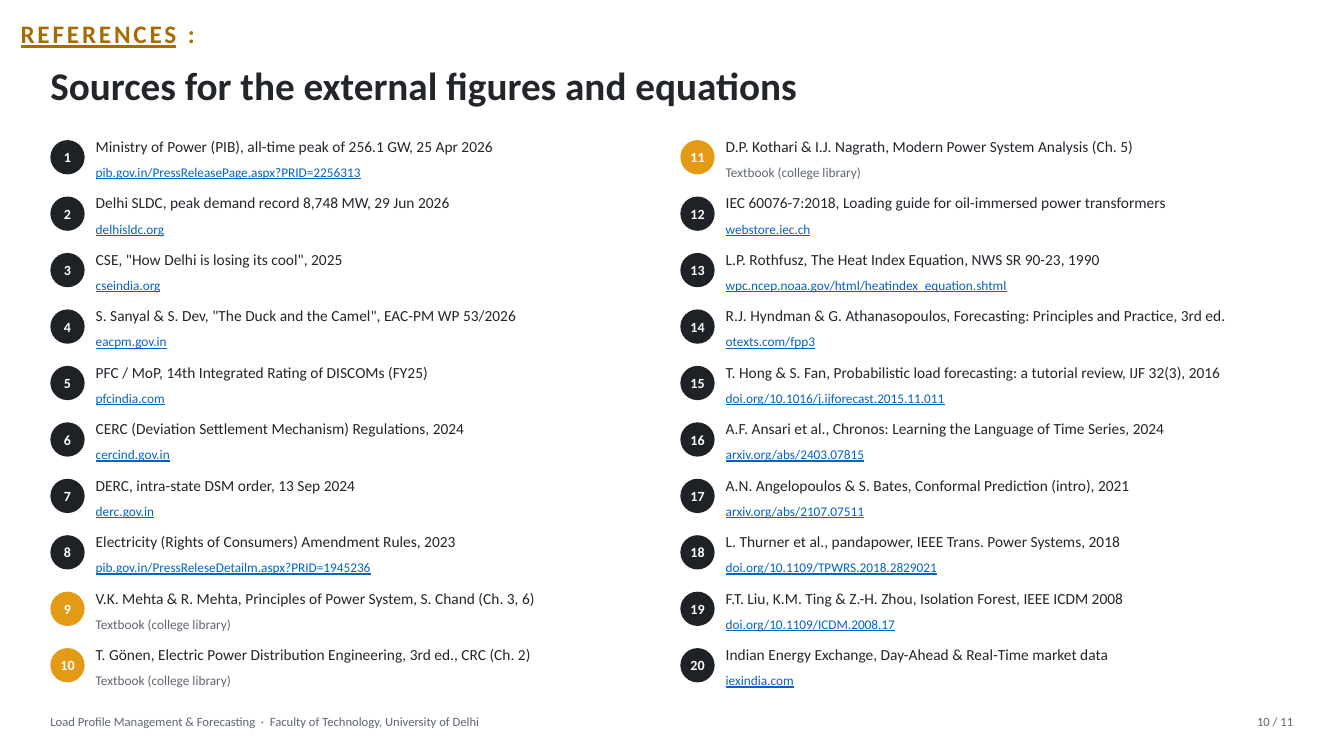
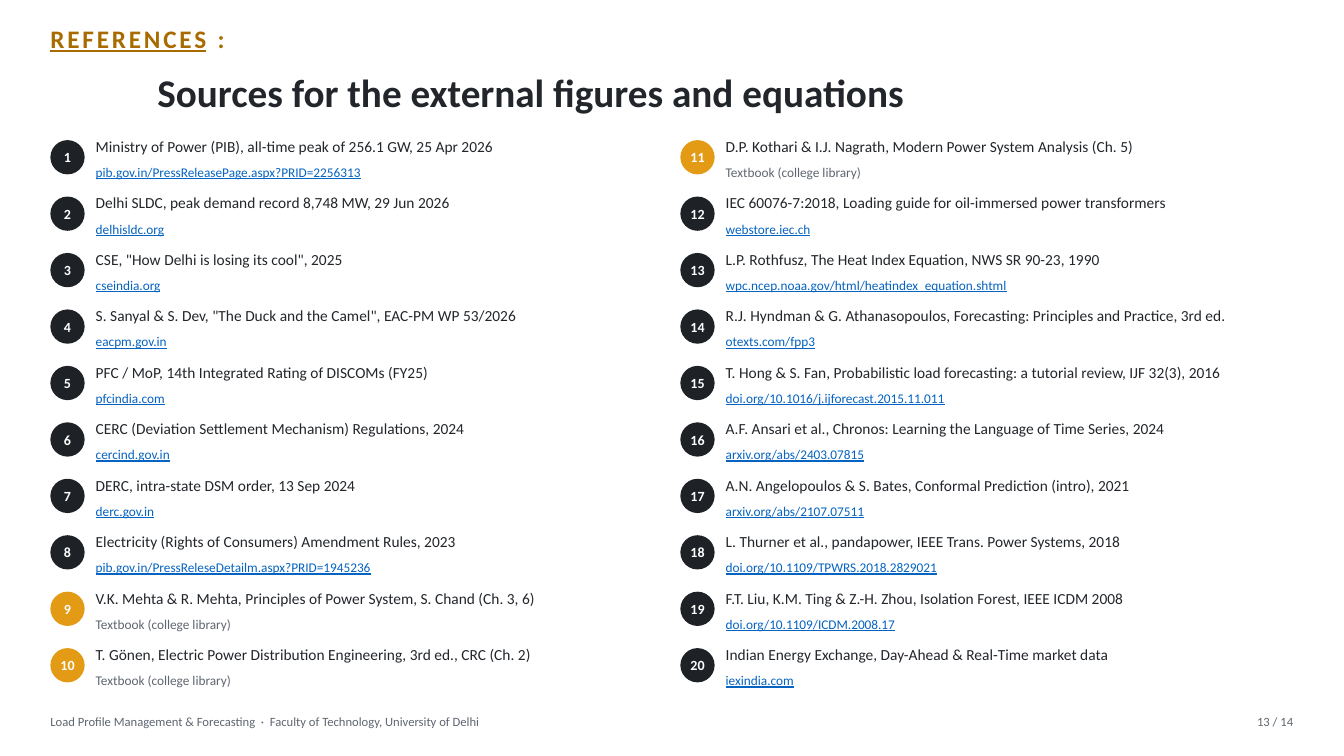
Before and after one commit to Vansh-lab/lpmf, a slide deck: slide 13 of docs/LPMF_Project_Presentation.pptx (slide 10 before the commit). Drawn at 1344x756 pixels with LibreOffice and Linux fonts; fonts in the diff are those of the drawing. Boxes give left, top, right and bottom in pixels: in the first picture for what was removed or moved away, otherwise in the second. Text is boxed around its words. In the diff, an @@ line names an element or a change of style, - is before the commit and + after.

```diff
--- a/docs/LPMF_Project_Presentation.pptx
+++ b/docs/LPMF_Project_Presentation.pptx
@@ text "REFERENCES :": place and size @@
-text "REFERENCES :" at [21,26,177,48]
+text "REFERENCES :" at [50,31,206,52]
@@ text "Sources for the external figures ...": place and size @@
-text "Sources for the external figures ..." at [50,72,796,107]
+text "Sources for the external figures ..." at [157,79,903,114]
@@ text at [1257,718,1293,726]: text changed @@
-10 / 11
+13 / 14
```
Also in this commit, not shown: 4 other slides changed, 8 slides added, 5 slides removed, 6 other files.
